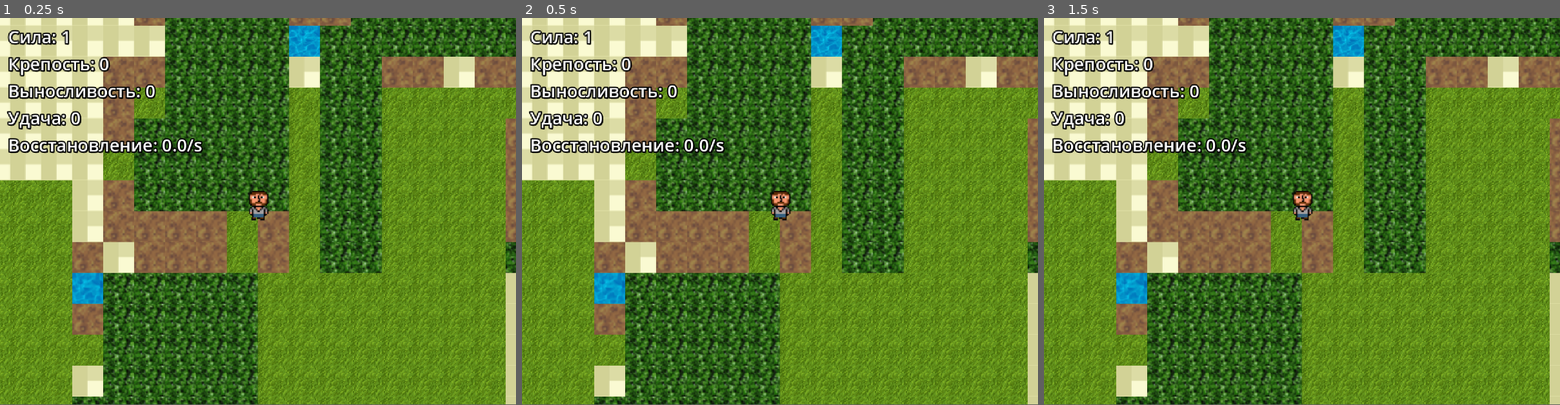
Above: before the commit, frames 1-3 (left to right).
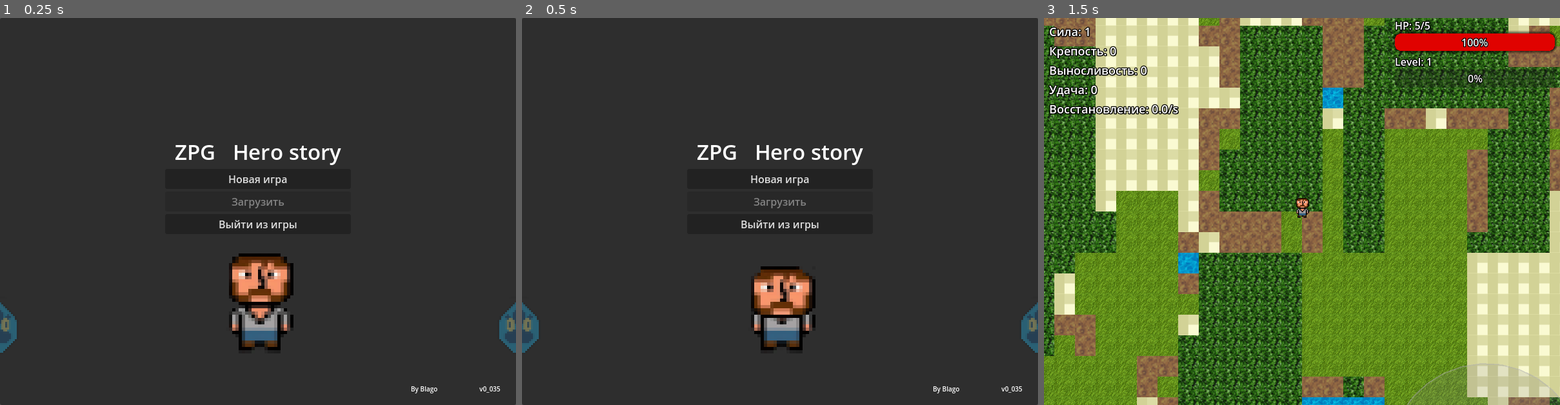
Above: after the commit, the same moments.

Repository: SergeyYan/zpg-hero-story
Game: Godot game, scene res://Menu/MainMenu.tscn
Two runs of this game, one before a commit and one after it. Both use one fixed random seed, a clock stepped at 60 frames per second and the inputs below. Before the commit the project starts from res://game/game.tscn.
Inputs (mouse positions are in pixels of both pictures, inside the frame that each line leads up to):
- Up to frame 1 (0.25 s): no input
- Up to frame 2 (0.5 s): no input
- Up to frame 3 (1.5 s): click (1302, 180) at 0.5 s, where only the run after the commit has a clickable "Новая игра"; tap Enter (ui_accept) at 1.25 s
The window is 800x599 before the commit and 800x600 after it. Grey fills any space a smaller window leaves; there, only what the larger window draws over its background counts as a difference.

The runs differ from the first frame. In frame 1, 98% of the frame differs, in the area x 0-100%, y 0-100%; in frame 2, 98%; in frame 3, 73%.
Error in both runs: Invalid access to property or key 'save_game' on a base object of type 'CanvasLayer (Menu.gd)'. (res://game/Game.gd:32)

Commit message:
Add files via upload

Diff:
--- a/project.godot
+++ b/project.godot
@@ -11,14 +11,14 @@
 [application]
 
 config/name="ZPG start"
-run/main_scene="uid://b8x80r74q14n0"
+run/main_scene="uid://3mjqyq4itqfw"
 config/features=PackedStringArray("4.4", "GL Compatibility")
 
 [display]
 
 window/size/viewport_width=800
 window/size/viewport_height=600
-window/stretch/scale=1.5
+window/size/resizable=false
 
 [editor_plugins]
 
Not shown, changed: export_presets.cfg
